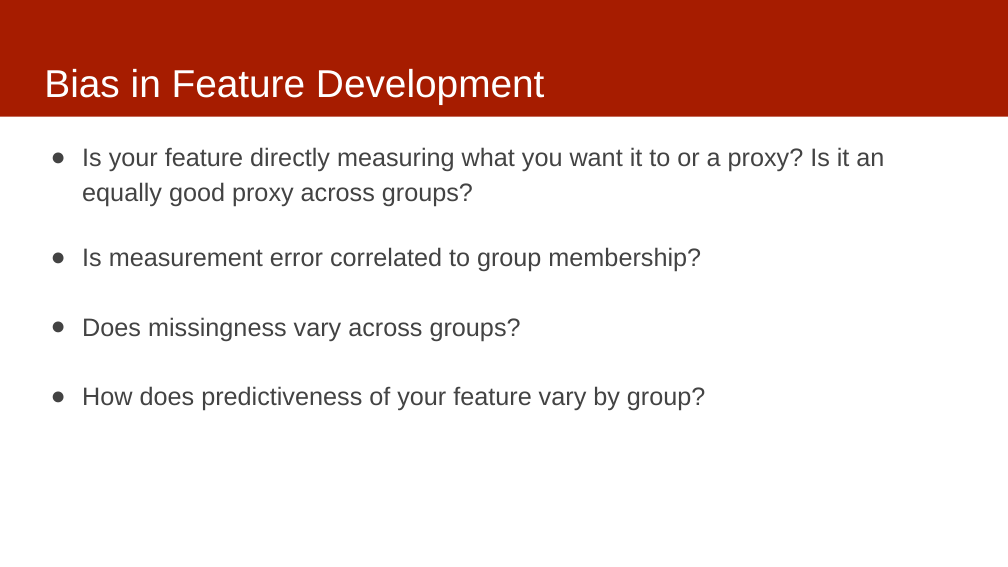
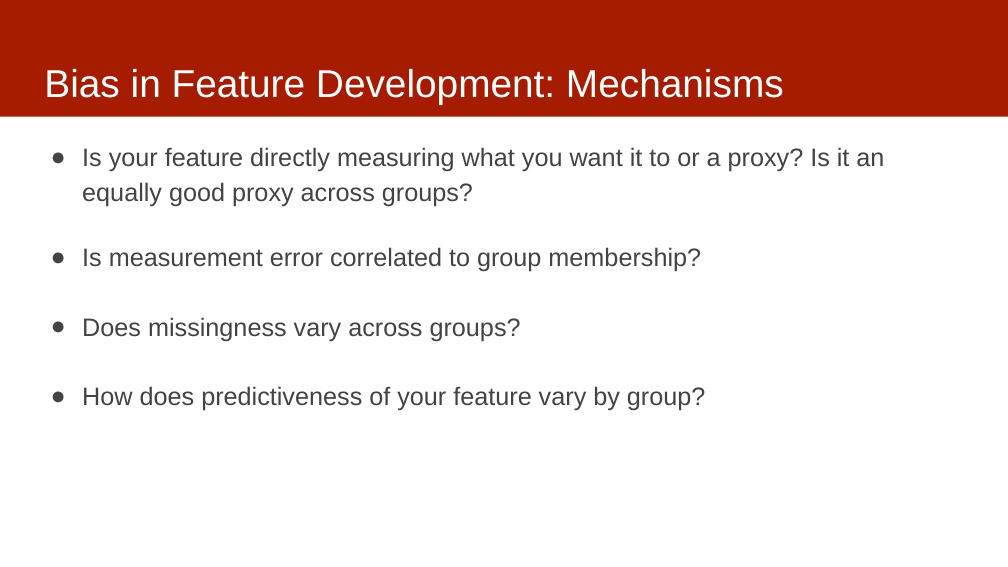
Before and after one commit to dssg/MLinPractice, a slide deck: slide 7 of Lectures/Lecture7-Features.pptx (slide 6 before the commit). Drawn at 1008x567 pixels with LibreOffice and Linux fonts; fonts in the diff are those of the drawing. Boxes give left, top, right and bottom in pixels: in the first picture for what was removed or moved away, otherwise in the second. Text is boxed around its words. In the diff, an @@ line names an element or a change of style, - is before the commit and + after.

Commit message:
features lecture updates

```diff
--- a/Lectures/Lecture7-Features.pptx
+++ b/Lectures/Lecture7-Features.pptx
@@ title at (44, 69, 784, 105): text changed @@
-Bias in Feature Development
+Bias in Feature Development: Mechanisms
```
Also in this commit, not shown: 4 other slides changed, 2 slides added.
